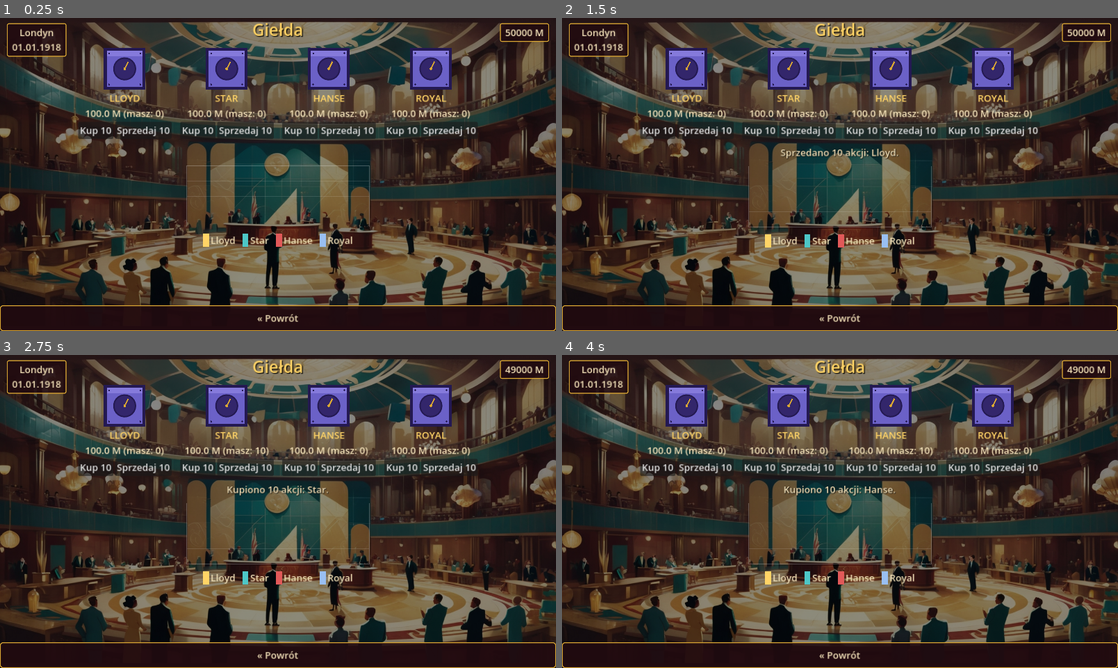
Above: before the commit, frames 1-4 (two rows, left to right).
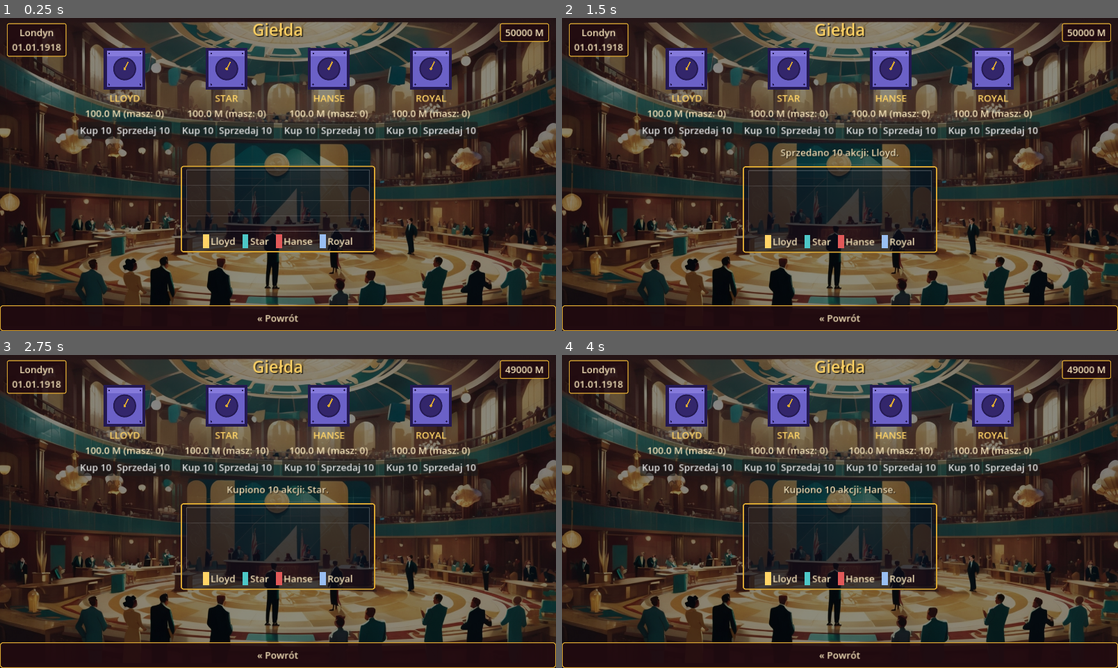
Above: after the commit, the same moments.

Repository: cinekm20/the-forger-retro-tycoon
Game: Godot game, scene res://scenes/stock_market/StockMarket.tscn
Two runs of this game, one before a commit and one after it. Both use one fixed random seed, a clock stepped at 60 frames per second and the inputs below. This scene is started directly instead of the project's main scene.
Inputs:
- Up to frame 1 (0.25 s): no input
- Up to frame 2 (1.5 s): click "Kup 10" at 0.5 s; click "Sprzedaj 10" at 1.25 s
- Up to frame 3 (2.75 s): click "Kup 10" at 2 s
- Up to frame 4 (4 s): click "Sprzedaj 10" at 2.75 s; click "Kup 10" at 3.5 s

The runs differ from the first frame. In frame 1, 7.5% of the frame differs, in the area x 32-68%, y 47-75%; in frame 2, 7.4%; in frame 3, 7.4%; in frame 4, 7.4%.

Commit message:
Dodaj złotą ramkę wokół wykresu i legendy w Rynku i Giełdzie
Zgłoszenie użytkownika: "w rynku i giełdzie pod samym wykresem z legendą
powinna być ramka". Nowy współdzielony ScreenHelpers.make_framed_box
(ten sam wzorzec co grid_frame w Plantation.gd / silo frame w
Warehouse.gd) opakowuje wykres cen + legendę w obu miejscach.

Co-Authored-By: Claude Sonnet 5 <noreply@anthropic.com>
Claude-Session: https://claude.ai/code/session_01WjdcGYSPdySvPA6GKCaWaN

Diff:
--- a/game/scenes/market/Market.gd
+++ b/game/scenes/market/Market.gd
@@ -60,12 +60,15 @@
 	## Wykres cen towarów w czasie (Crops.price_history) — rysowany natywnie
 	## (PriceChart.gd), tak jak sejfy/pinezki/ramki indziej w tej grze
 	## (Leonardo.ai generuje pełne sceny zamiast czystego wykresu). Legenda
-	## pod wykresem: kolorowy kwadracik + nazwa towaru.
+	## pod wykresem: kolorowy kwadracik + nazwa towaru. Oba w jednej złotej
+	## ramce (ScreenHelpers.make_framed_box) — zgłoszone przez użytkownika:
+	## "w rynku i giełdzie pod samym wykresem z legendą powinna być ramka".
+	var chart_frame := ScreenHelpers.make_framed_box(root)
 	crop_chart = PriceChartScript.new()
 	crop_chart.custom_minimum_size = Vector2(420, 140)
 	crop_chart.size_flags_horizontal = Control.SIZE_SHRINK_CENTER
-	root.add_child(crop_chart)
-	_build_chart_legend(root, Crops.CROPS, func(id): return Crops.CROP_NAMES[id], CROP_CHART_COLORS)
+	chart_frame.add_child(crop_chart)
+	_build_chart_legend(chart_frame, Crops.CROPS, func(id): return Crops.CROP_NAMES[id], CROP_CHART_COLORS)
 
 	ScreenHelpers.make_title(root, "Kontrakty terminowe")
 	ScreenHelpers.make_label(
--- a/game/scenes/stock_market/StockMarket.gd
+++ b/game/scenes/stock_market/StockMarket.gd
@@ -61,12 +61,16 @@
 	## Wykres kursu linii żeglugowych w czasie (ShippingCompanies.price_history)
 	## — rysowany natywnie (PriceChart.gd), tak jak sejfy/pinezki/ramki
 	## indziej w tej grze (Leonardo.ai generuje pełne sceny zamiast czystego
-	## wykresu). Legenda pod wykresem: kolorowy kwadracik + nazwa spółki.
+	## wykresu). Legenda pod wykresem: kolorowy kwadracik + nazwa spółki. Oba
+	## w jednej złotej ramce (ScreenHelpers.make_framed_box) — zgłoszone przez
+	## użytkownika: "w rynku i giełdzie pod samym wykresem z legendą powinna
+	## być ramka".
+	var chart_frame := ScreenHelpers.make_framed_box(root)
 	shipping_chart = PriceChartScript.new()
 	shipping_chart.custom_minimum_size = Vector2(420, 140)
 	shipping_chart.size_flags_horizontal = Control.SIZE_SHRINK_CENTER
-	root.add_child(shipping_chart)
-	_build_chart_legend(root, ShippingCompanies.COMPANIES.keys(), func(id): return ShippingCompanies.COMPANIES[id]["name"], SHIPPING_COLORS)
+	chart_frame.add_child(shipping_chart)
+	_build_chart_legend(chart_frame, ShippingCompanies.COMPANIES.keys(), func(id): return ShippingCompanies.COMPANIES[id]["name"], SHIPPING_COLORS)
 
 	root.add_child(ScreenHelpers.make_expand_spacer())
 	ScreenHelpers.make_back_button(root)
--- a/game/scripts/ui/screen_helpers.gd
+++ b/game/scripts/ui/screen_helpers.gd
@@ -511,3 +511,32 @@
 	spacer.size_flags_vertical = Control.SIZE_EXPAND_FILL
 	spacer.mouse_filter = Control.MOUSE_FILTER_IGNORE
 	return spacer
+
+
+## Oprawiona "skrzynka" (złota ramka + ciemne tło) na dowolną zawartość —
+## ten sam wzorzec co grid_frame w Plantation.gd i silo frame w
+## Warehouse.gd, tu wydzielony jako współdzielony helper na potrzeby ramki
+## pod wykresem cen + legendą w Market.gd/StockMarket.gd (zgłoszone przez
+## użytkownika: "w rynku i giełdzie pod samym wykresem z legendą powinna
+## być ramka"). Zwraca WEWNĘTRZNY VBoxContainer — wołający dokłada do
+## niego dzieci (wykres, legendę), nie do zwróconego PanelContainera.
+static func make_framed_box(root: Container) -> VBoxContainer:
+	var panel := PanelContainer.new()
+	var style := StyleBoxFlat.new()
+	style.bg_color = Color(0.05, 0.05, 0.1, 0.6)
+	style.border_color = COLOR_GOLD
+	style.set_border_width_all(3)
+	style.set_corner_radius_all(6)
+	style.content_margin_left = 14
+	style.content_margin_right = 14
+	style.content_margin_top = 10
+	style.content_margin_bottom = 10
+	panel.add_theme_stylebox_override("panel", style)
+	panel.size_flags_horizontal = Control.SIZE_SHRINK_CENTER
+	root.add_child(panel)
+
+	var inner := VBoxContainer.new()
+	inner.alignment = BoxContainer.ALIGNMENT_CENTER
+	inner.add_theme_constant_override("separation", 8)
+	panel.add_child(inner)
+	return inner
